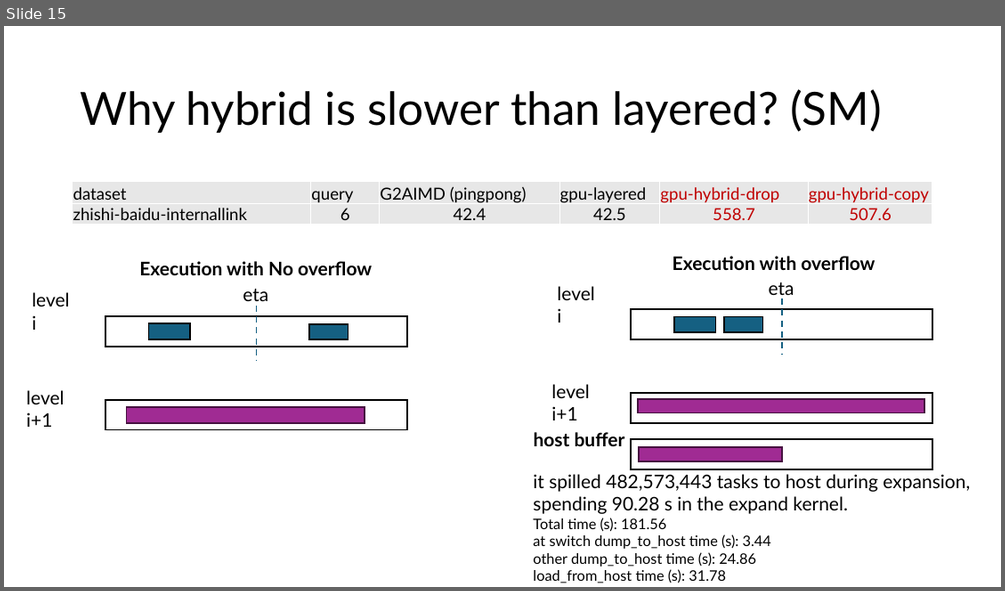
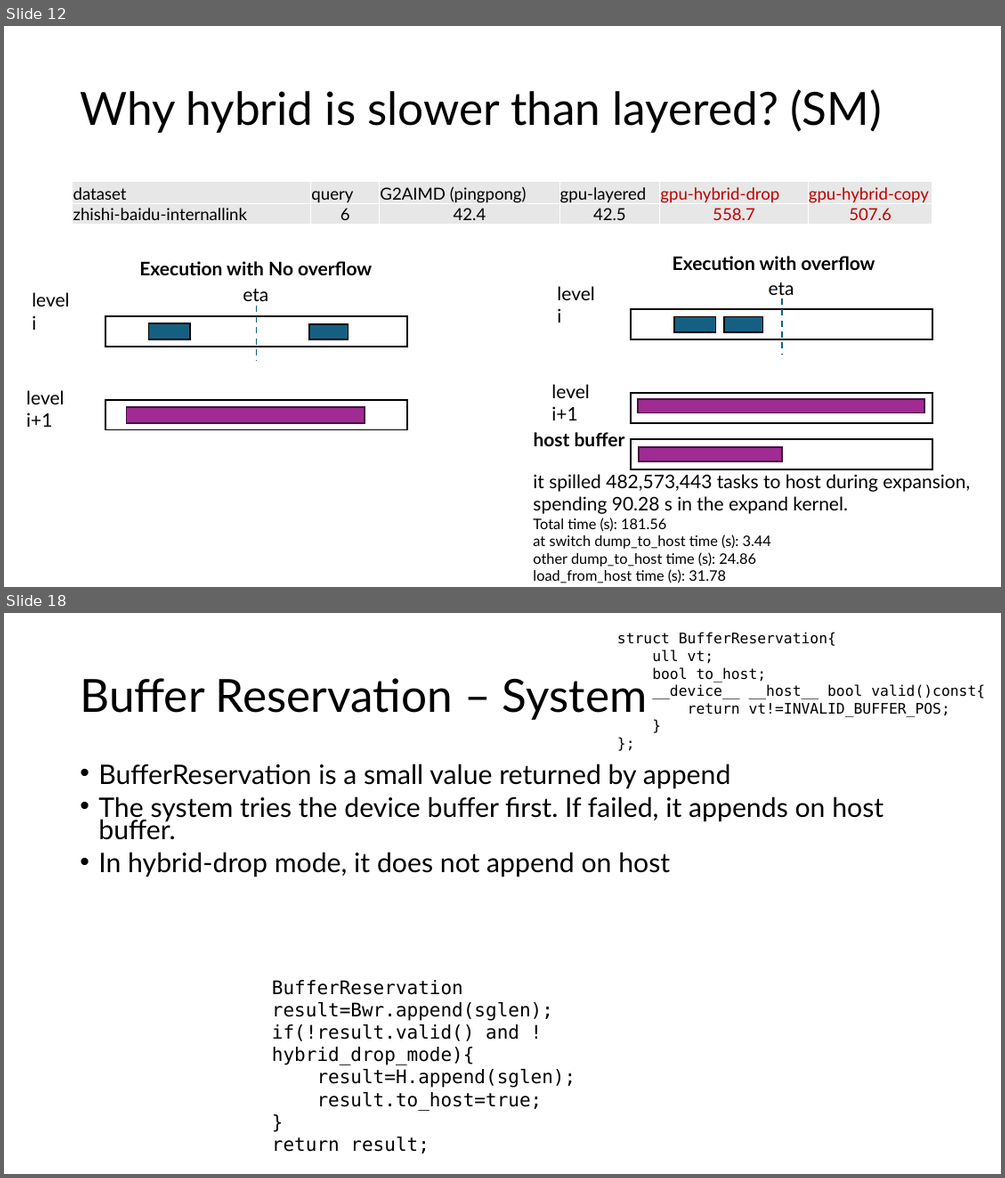
Before and after one commit to akhlaqueak/G-ThinkerCG, a slide deck: revision.pptx. Shown one above the other, each under a label of ours: slide 15 before the commit, slides 12 and 18 after it; the slides between them are not shown. The pictures are 1005x591 and 1005x1178 pixels, drawn with LibreOffice and Linux fonts; fonts in the diff are those of the drawing. Boxes give left, top, right and bottom in pixels: in the first picture for what was removed or moved away, otherwise in the second. Text is boxed around its words. In the diff, an @@ line names an element or a change of style, - is before the commit and + after.

```diff
--- a/revision.pptx
+++ b/revision.pptx
@@ slide 18 added at (4, 613, 1001, 1174), background #FFFFFF @@
@@ text added at (617, 632, 985, 717), 14 pt, text #000000 @@
+struct BufferReservation{
+ull vt;
+bool to_host;
+__device__ __host__ bool valid()const{
+return vt!=INVALID_BUFFER_POS;
+}
+};
@@ title added at (80, 678, 647, 720), 44 pt, text #000000 @@
+Buffer Reservation – System
@@ text added at (98, 763, 883, 877), 25.9 pt, text #000000 @@
+• BufferReservation is a small value returned by append
+• The system tries the device buffer first. If failed, it appends on host buffer.
+• In hybrid-drop mode, it does not append on host
@@ text added at (272, 980, 576, 1111), 18 pt, text #000000 @@
+BufferReservation result=Bwr.append(sglen);
+if(!result.valid() and !hybrid_drop_mode){
+result=H.append(sglen);
+result.to_host=true;
+}
+return result;
@@ what was slide 15 is now slide 12 @@
```
Also in this commit, not shown: 8 other slides added, 3 slides removed, 19 other files.
